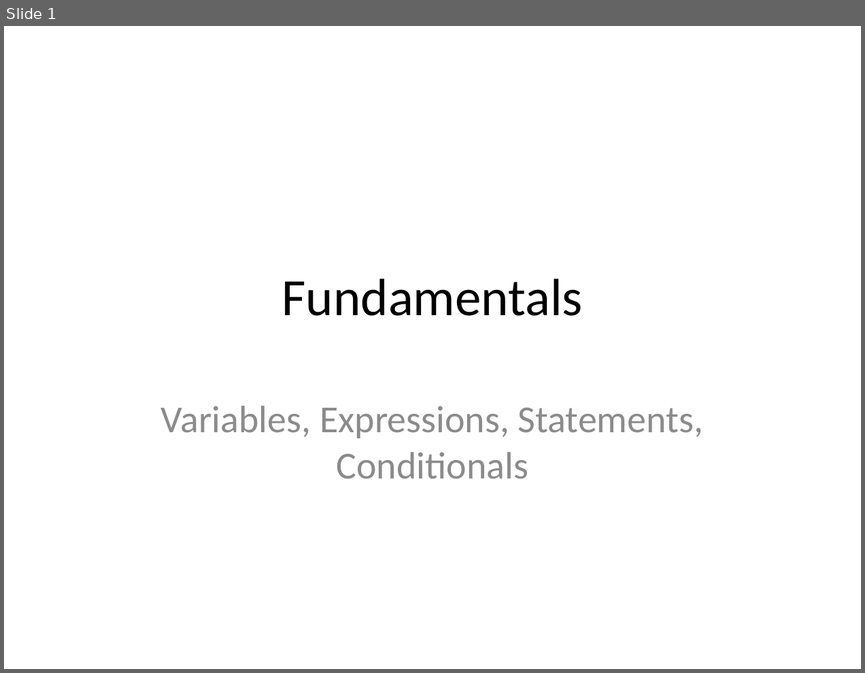
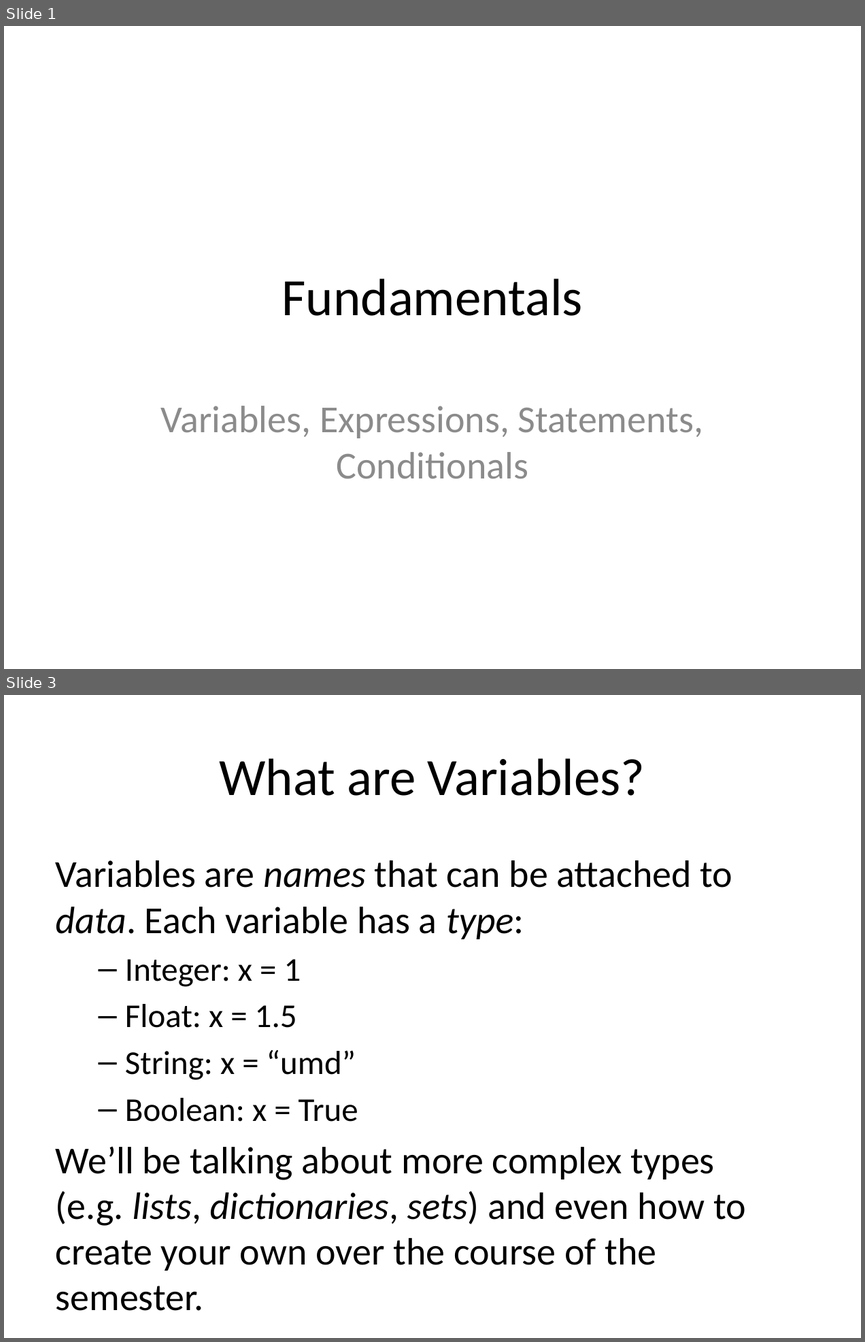
Before and after one commit to edsu/inst326, a slide deck: modules/module01/slides.pptx. Shown one above the other, each under a label of ours: slide 1 before the commit, slides 1 and 3 after it; the slides between them are not shown. The pictures are 865x673 and 865x1342 pixels, drawn with LibreOffice and Linux fonts; fonts in the diff are those of the drawing. Boxes give left, top, right and bottom in pixels: in the first picture for what was removed or moved away, otherwise in the second. Text is boxed around its words. In the diff, an @@ line names an element or a change of style, - is before the commit and + after.

```diff
--- a/modules/module01/slides.pptx
+++ b/modules/module01/slides.pptx
@@ slide 3 added at (x1=4, y1=695, x2=861, y2=1338), background #FFFFFF @@
@@ title added at (x1=219, y1=758, x2=645, y2=796), 44 pt, text #000000 @@
+What are Variables?
@@ text added at (x1=56, y1=860, x2=746, y2=1270), 32 pt, text #000000 @@
+Variables are names that can be attached to data. Each variable has a type:
+  – Integer: x = 1
+  – Float: x = 1.5
+  – String: x = “umd”
+  – Boolean: x = True
+We’ll be talking about more complex types (e.g. lists, dictionaries, sets) and even how to create your own over the course of the semester.
```
Also in this commit, not shown: 6 slides changed, 14 other slides added, 3 slides removed, 4 other files.
